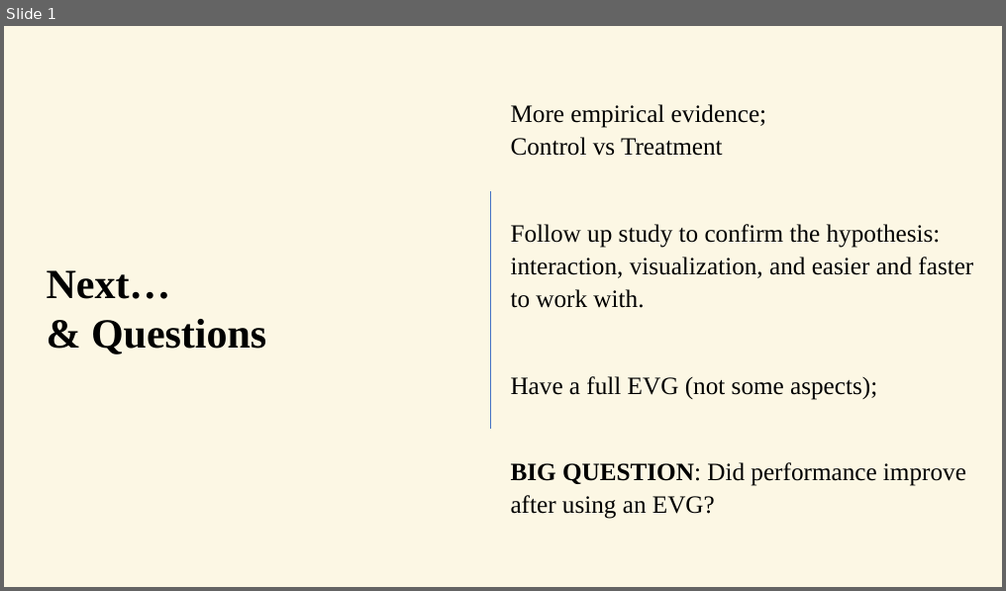
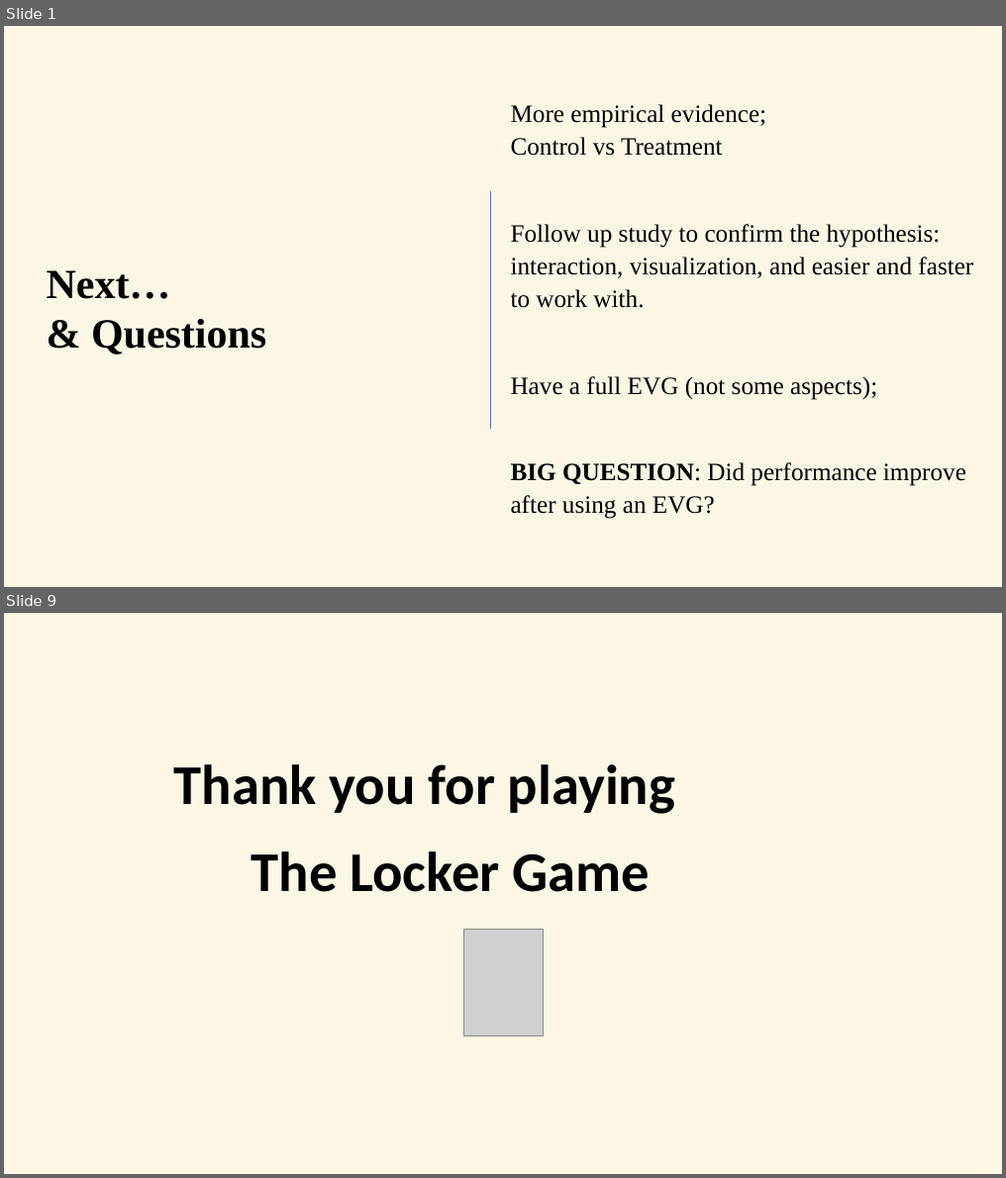
Before and after one commit to ERiRodz/LockerGame_web, a slide deck: _media/TheLockerGame_howToPay.pptx. Shown one above the other, each under a label of ours: slide 1 before the commit, slides 1 and 9 after it; the slides between them are not shown. The pictures are 1006x591 and 1006x1178 pixels, drawn with LibreOffice and Linux fonts; fonts in the diff are those of the drawing; grey boxes stand for pictures; background and template pictures are left out. Boxes give left, top, right and bottom in pixels: in the first picture for what was removed or moved away, otherwise in the second. Text is boxed around its words. In the diff, an @@ line names an element or a change of style, - is before the commit and + after.

```diff
--- a/_media/TheLockerGame_howToPay.pptx
+++ b/_media/TheLockerGame_howToPay.pptx
@@ slide 9 added at [4,613,1002,1174], background #FCF7E4 @@
@@ text added at [174,764,675,814], 54 pt, text #000000, bold @@
+Thank you for playing
@@ text added at [252,852,650,892], 54 pt, text #000000, bold @@
+The Locker Game
@@ picture added at [463,930,543,1037] @@
```
Also in this commit, not shown: 4 slides changed, 3 other slides added, 1 slide removed, 5 other files.
